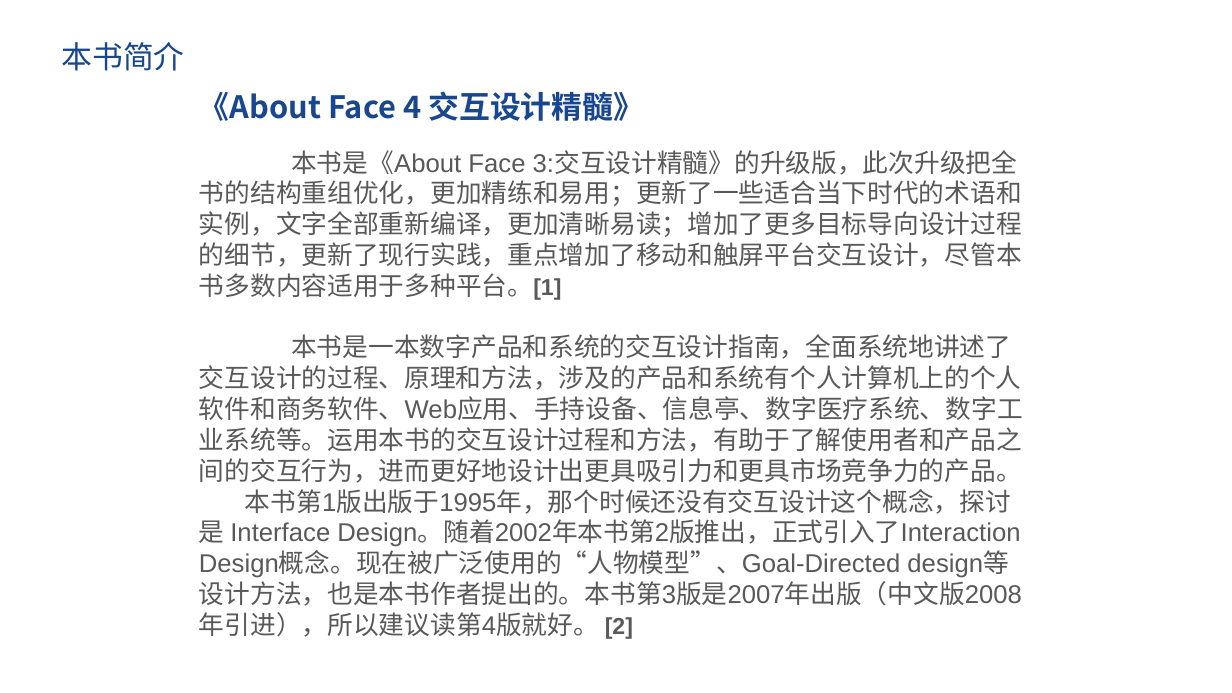
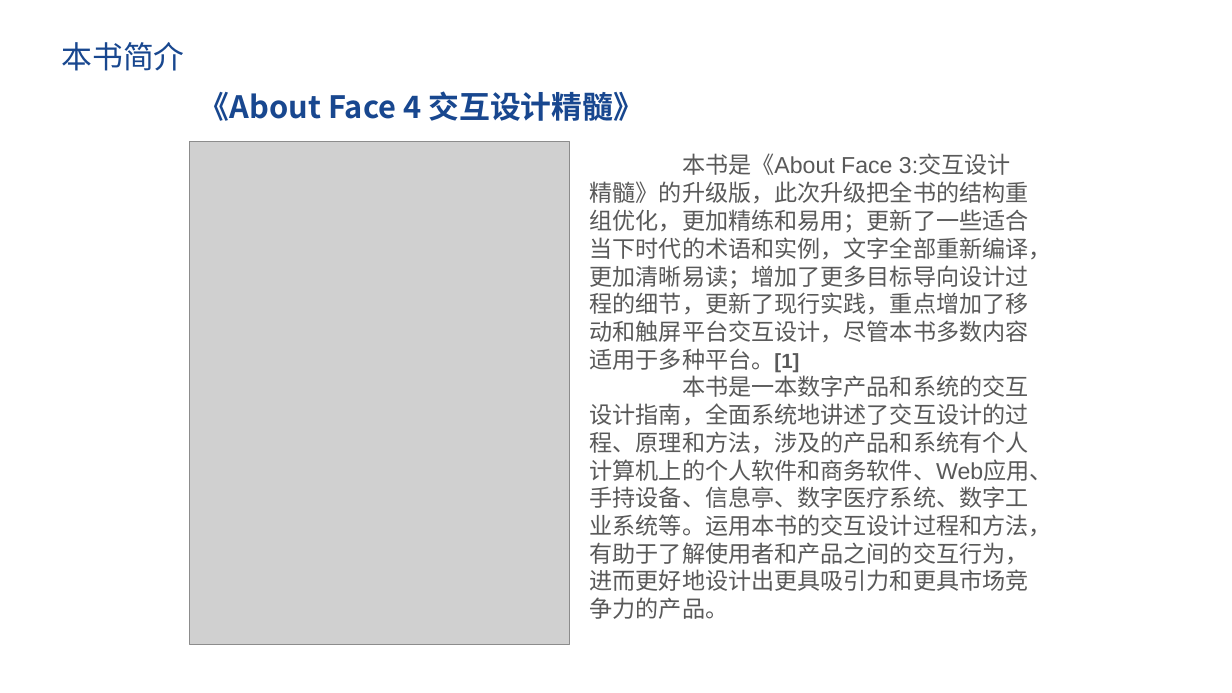
Before and after one commit to SarielX98/PRD2018G14, a slide deck: slide 15 of 受控文档/PPT/PRD2018-G14-界面原型.pptx. Drawn at 1232x693 pixels with LibreOffice and Linux fonts; fonts in the diff are those of the drawing; grey boxes stand for pictures; background and template pictures are left out. Boxes give left, top, right and bottom in pixels: in the first picture for what was removed or moved away, otherwise in the second. Text is boxed around its words. In the diff, an @@ line names an element or a change of style, - is before the commit and + after.

Commit message:
newnewnew

```diff
--- a/受控文档/PPT/PRD2018-G14-界面原型.pptx
+++ b/受控文档/PPT/PRD2018-G14-界面原型.pptx
@@ picture added at bbox=[189, 142, 569, 645] @@
@@ text "本书是《About Face 3:交互设计精髓》的升级版，此次升级把全书的结构重组优化，更加精练和易用；更新了一些适合当 ...": place and size @@
-text "本书是《About Face 3:交互设计精髓》的升级版，此次升级把全书的结构重组优化，更加精练和易用；更新了一些适合当 ..." at bbox=[199, 150, 1023, 639]
+text "本书是《About Face 3:交互设计精髓》的升级版，此次升级把全书的结构重组优化，更加精练和易用；更新了一些适合当 ..." at bbox=[590, 153, 1053, 619]
@@ text "本书是《About Face 3:交互设计精髓》的升级版，此次升级把全书的结构重组优化，更加精练和易用；更新了一些适合当 ..." at bbox=[590, 153, 1053, 619]: size 20 to 18 pt; size 18 to 16 pt in "3:交互设计精髓》的升级版，此次升级把全书的结构重组优化，更加精练和易用；更新了一些适合当下时代的术语和实例，文字全部重 ..." @@
@@ text at bbox=[199, 489, 1022, 639]: paragraph removed @@
-本书第1版出版于1995年，那个时候还没有交互设计这个概念，探讨是 Interface Design。随着2002年本书第2版推出，正式引入了Interaction Design概念。现在被广泛使用的“人物模型”、Goal-Directed design等设计方法，也是本书作者提出的。本书第3版是2007年出版（中文版2008年引进），所以建议读第4版就好。 [2]
```
